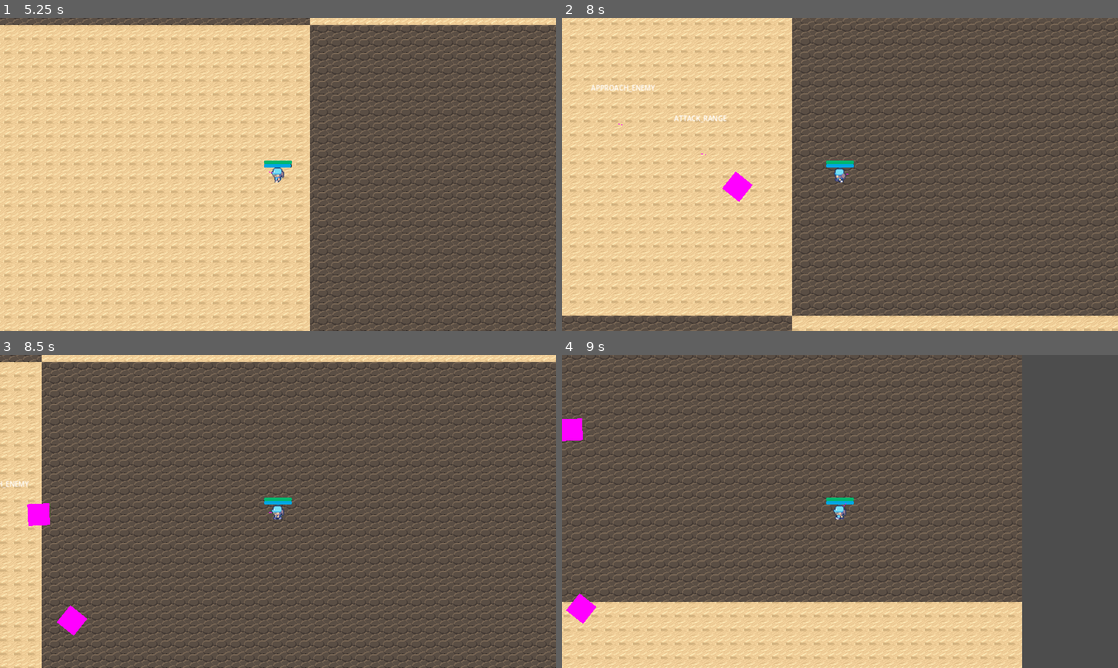
Above: before the commit, frames 1-4 (two rows, left to right).
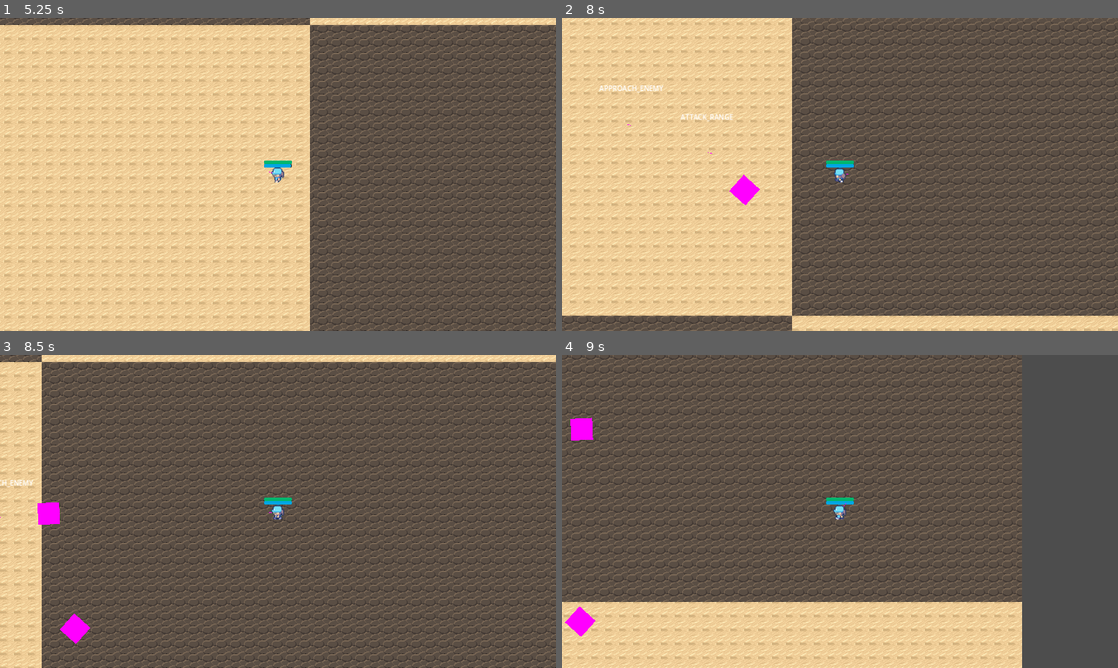
Above: after the commit, the same moments.

Repository: GDTV-Game-Jam-2024/GDTV
Game: Godot game, scene res://Scenes/main_menu.tscn
Same seed, same stepped clock (60 frames per second), same inputs: the game is played once before the commit and once after it. The engine's default icon, where the game draws it, is replaced by a stand-in: a white triangle on a blue panel in a dark square.
Inputs (mouse positions are in pixels of both pictures, inside the frame that each line leads up to):
- Up to frame 1 (5.25 s): click "Play" at 0.5 s; tap Enter at 1.25 s; move the mouse to (400, 158) at 1.27 s; hold Right (ui_right) 1.28-2.03 s; hold Mouse wheel down (scrollDOWN) 1.28-2.03 s; move the mouse to (166, 190) at 2.02 s; hold Down (ui_down) 2.03-2.78 s; tap Mouse wheel up (scrollUP) at 2.1 s; move the mouse to (333, 105) at 2.77 s; press the mouse at (333, 105) at 2.78 s; hold Right (ui_right) 2.78-3.53 s; move the mouse to (250, 237) at 3.52 s; release the mouse at (250, 237) at 3.53 s; hold Up (ui_up) 3.53-4.28 s; tap 1 (wand1) at 3.6 s; move the mouse to (444, 221) at 4.27 s; hold Left (ui_left) from 4.28 s (still down); tap 2 (wand2) at 4.35 s; move the mouse to (111, 127) at 5.02 s; tap 3 (wand3) at 5.1 s
- Up to frame 2 (8 s): move the mouse to (867, 174) at 5.77 s; release Left (ui_left) at 5.78 s; hold Down (ui_down) 5.78-6.53 s; tap 4 (wand4) at 5.85 s; move the mouse to (756, 96) at 6.52 s; hold Right (ui_right) 6.53-7.28 s; tap 5 (wand5) at 6.6 s; move the mouse to (962, 158) at 7.27 s; hold Up (ui_up) from 7.28 s (still down); tap 6 (wand6) at 7.35 s
- Up to frame 3 (8.5 s): move the mouse to (166, 527) at 8.02 s; release Up (ui_up) at 8.03 s; hold Right (ui_right) from 8.03 s (still down); tap Mouse wheel down (scrollDOWN) at 8.1 s
- Up to frame 4 (9 s): move the mouse to (895, 442) at 8.77 s; release Right (ui_right) at 8.78 s; hold Down (ui_down) from 8.78 s (still down); hold Mouse wheel up (scrollUP) from 8.78 s (still down)

Frame 1 is identical in both runs. In frame 2, 0.5% of the frame differs, in the area x 5-36%, y 21-60%; in frame 3, 0.6%; in frame 4, 0.6%, in the area x 0-7%, y 20-90%.

Commit message:
Made enemy charge
N/A

Diff:
--- a/Scenes/Entities/NPC.tscn
+++ b/Scenes/Entities/NPC.tscn
@@ -20,6 +20,7 @@
 [node name="NPC" type="CharacterBody2D"]
 position = Vector2(306, 199)
 script = ExtResource("1_b5m3u")
+meleeChargeHealthThreshold = 100
 rangedWeapon = ExtResource("2_uhhqj")
 
 [node name="StateDebugInfo" type="Label" parent="."]
@@ -44,16 +45,19 @@
 shape = SubResource("CircleShape2D_yl5l7")
 
 [node name="CharacterDetection" type="Area2D" parent="."]
+monitorable = false
 
 [node name="CollisionShape2D" type="CollisionShape2D" parent="CharacterDetection"]
 shape = SubResource("CircleShape2D_y0kkt")
 
 [node name="MeleeRange" type="Area2D" parent="."]
+monitorable = false
 
 [node name="CollisionShape2D" type="CollisionShape2D" parent="MeleeRange"]
 shape = SubResource("CircleShape2D_qrmbt")
 
 [node name="RangedRange" type="Area2D" parent="."]
+monitorable = false
 
 [node name="CollisionShape2D" type="CollisionShape2D" parent="RangedRange"]
 shape = SubResource("CircleShape2D_rf83c")
--- a/Scripts/AI.gd
+++ b/Scripts/AI.gd
@@ -13,6 +13,7 @@
 var enemiesInRangedRange : Array[CharacterBody2D] = []
 var closestEnemy : CharacterBody2D = null
 var attackTarget : CharacterBody2D
+var attackLocation : Vector2 = Vector2.ZERO
 
 var velocity : Vector2 = Vector2.ZERO
 
@@ -109,6 +110,7 @@
 		# Charge shares its range with ranged attacks
 		# Try to charge
 		if entity.State_ATTACK_MELEE_CHARGE and entity.meleeChanceForCharge < chanceRollCharge:
+			attackLocation = get_closest_enemy().global_position
 			set_state(State.ATTACK_MELEE_CHARGE)
 		# Try to shoot in the place enemy will stand
 		elif entity.State_ATTACK_RANGE_SMART and entity.rangedChanceForSmart < chanceRollSmartRange:
@@ -130,30 +132,36 @@
 			pass
 		State.ATTACK_RANGE:
 			if closestEnemy != null:
-				closestEnemy = get_closest_enemy()
 				velocity = entity.stop_moving()
 				entity.set_target(closestEnemy.global_position)
 				entity.attack_ranged()
 		State.ATTACK_RANGE_SMART:
 			if closestEnemy != null:
-				closestEnemy = get_closest_enemy()
 				velocity = entity.stop_moving()
 				entity.set_target(closestEnemy.global_position)
 				entity.attack_ranged()
 		State.ATTACK_MELEE:
 			if closestEnemy != null:
-				closestEnemy = get_closest_enemy()
 				velocity = entity.stop_moving()
 				entity.set_target_melee(get_closest_enemy())
 				entity.attack_melee()
 		State.ATTACK_MELEE_CHARGE:
 			if closestEnemy != null:
-				closestEnemy = get_closest_enemy()
-				velocity = entity.stop_moving()
-				entity.attack_melee()
+				canChangeState = false
+				# Force charge to completion
+				velocity = entity.charge_toward(attackLocation)
+				var distanceToChargeLocation : float = global_position.distance_squared_to(attackLocation)
+				var minimalDistance : float = 10.0
+				# Stop charge close to end location
+				if distanceToChargeLocation < minimalDistance:
+					# Deal charge damage to closest enemy
+					if !nearbyEnemies.is_empty():
+						entity.set_target_melee(get_closest_enemy())
+						entity.attack_charge()
+					canChangeState = true
+					choose_state()
 		State.APPROACH_ENEMY:
 			if closestEnemy != null:
-				closestEnemy = get_closest_enemy()
 				velocity = entity.velocity_toward(closestEnemy.global_position)
 				entity.set_target(closestEnemy.global_position)
 				entity.move_and_slide()
--- a/Scripts/NPC.gd
+++ b/Scripts/NPC.gd
@@ -17,7 +17,8 @@
 @export var meleeAttackCooldown : float = 0.8
 @export var meleeChargeHealthThreshold : int = 10
 @export var meleeChanceForCharge : int = 100
-@export var meleeChargeDamage : int = 15
+@export var meleeChargeDamage : int = 30
+@export var meleeChargeSpeed : float = 600.0
 
 @export_group("Ranged Stats", "ranged")
 @export var rangedWeapon : PackedScene
@@ -54,8 +55,12 @@
 	return currentHP
 
 
-func velocity_toward(location: Vector2):
+func velocity_toward(location: Vector2) -> Vector2:
 	return global_position.direction_to(location) * currentSpeed
+
+
+func charge_toward(location: Vector2) -> Vector2:
+	return global_position.direction_to(location) * meleeChargeSpeed
 
 
 func stop_moving() -> Vector2:
@@ -88,7 +93,10 @@
 
 func attack_charge() -> void:
 	if canAttackMelee:
-		canAttackMelee = false
+		if meleeTarget.has_method("damage"):
+			meleeTarget.damage(meleeChargeDamage)
+			canAttackMelee = false
+			$MeleeAttackCooldown.start()
 
 
 func attack_ranged() -> void:
